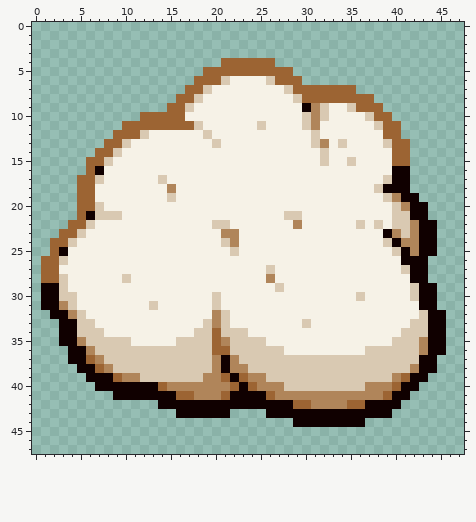
Edited in one commit: pixel-art sprite (PebblesBakery/res/bakery_dough_portion.png). Above: the version before the commit.
The file is 48x48 pixels.
And afterwards:
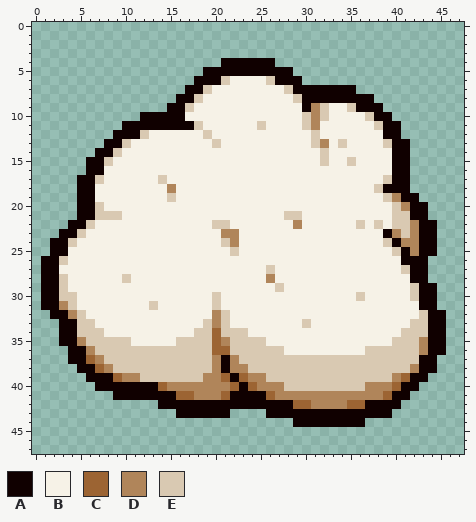
Palette (. is transparent): A #100000  B #f6f2e7  C #9c6433  D #b0855a  E #d9c9b2
Diff:
The edit turns colour C into colour A in row 4 at x 21 to 26; in row 5 at x 19 to 28; in row 6 at x 18 to 20 and 27 to 29; in row 7 at x 17 to 18 and 29 to 35; in row 8 at x 16 to 17 and 30 to 37; in row 9 at x 15 to 16 and 36 to 38.
The edit turns colour C into colour A in row 10 at x 12 to 16 and 38 to 39; in row 11 at x 10 to 17 and 39 to 40; in row 12 at x 9 to 11 and 39 to 40; in row 13 at x 8 to 9 and 40 to 41; in row 14 at x 7 to 8 and 40 to 41; in row 15 at x 6 to 7 and 40 to 41.
The edit turns colour C into colour A in row 16 at x 6; in rows 17 to 20 at x 5 to 6; in row 21 at x 5; in row 22 at x 4 to 5; in row 23 at x 3 to 4; in row 24 at x 2 to 3.
The edit turns colour C into colour A in row 25 at x 2; in rows 26 to 28 at x 1 to 2.
Boxes around the changes in both pictures, in picture pixels (x1, y1, x2, y2):
changed: (41, 58, 410, 283)
